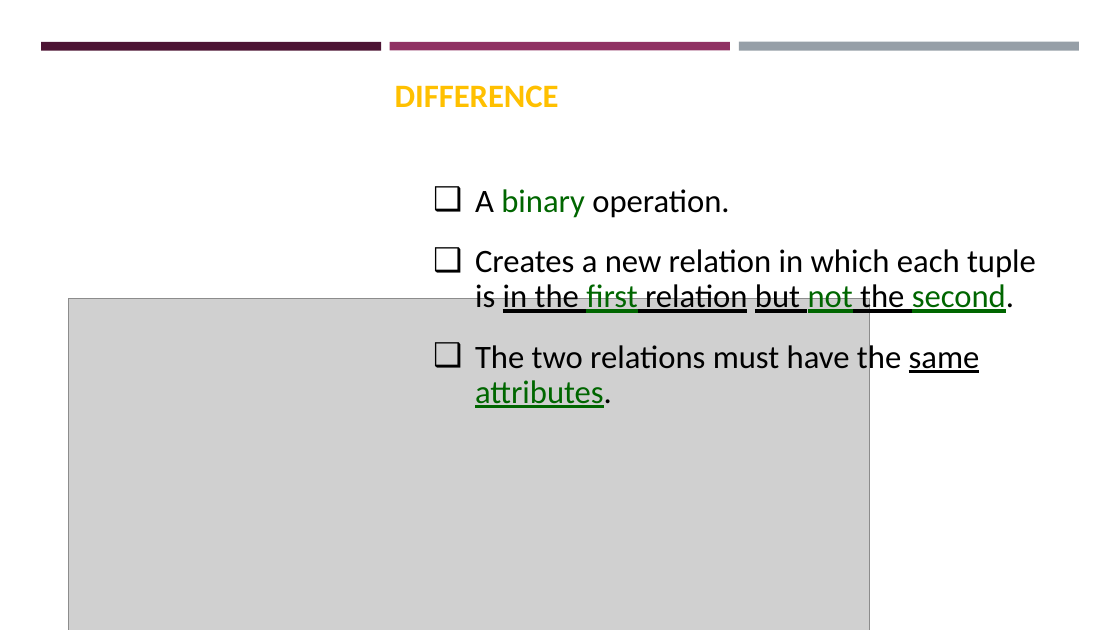
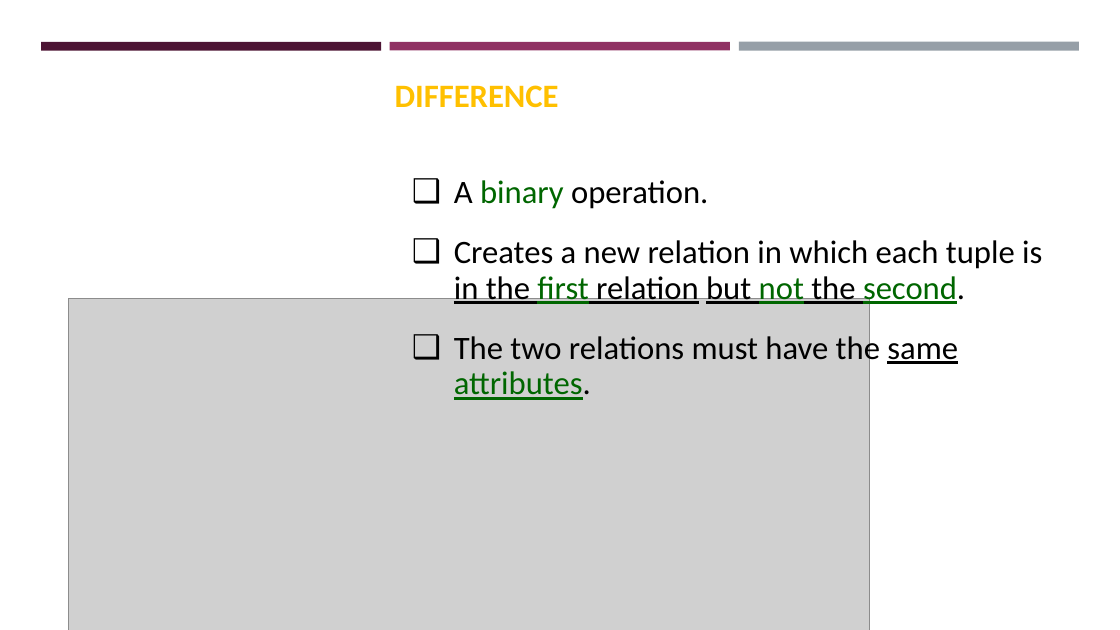
Before and after one commit to pengdsci/STA551, a slide deck: slide 20 of w01/Relational-Database-SQL-Clauses.pptx (slide 17 before the commit). Drawn at 1120x630 pixels with LibreOffice and Linux fonts; fonts in the diff are those of the drawing; grey boxes stand for pictures; background and template pictures are left out. Boxes give left, top, right and bottom in pixels: in the first picture for what was removed or moved away, otherwise in the second. Text is boxed around its words. In the diff, an @@ line names an element or a change of style, - is before the commit and + after.

```diff
--- a/w01/Relational-Database-SQL-Clauses.pptx
+++ b/w01/Relational-Database-SQL-Clauses.pptx
@@ text "A binary operation." rewrapped from <box>475,189,1036,408</box> to <box>454,180,1042,400</box> @@
```
Also in this commit, not shown: 1 other slide changed, 3 slides added, 1 other file.
